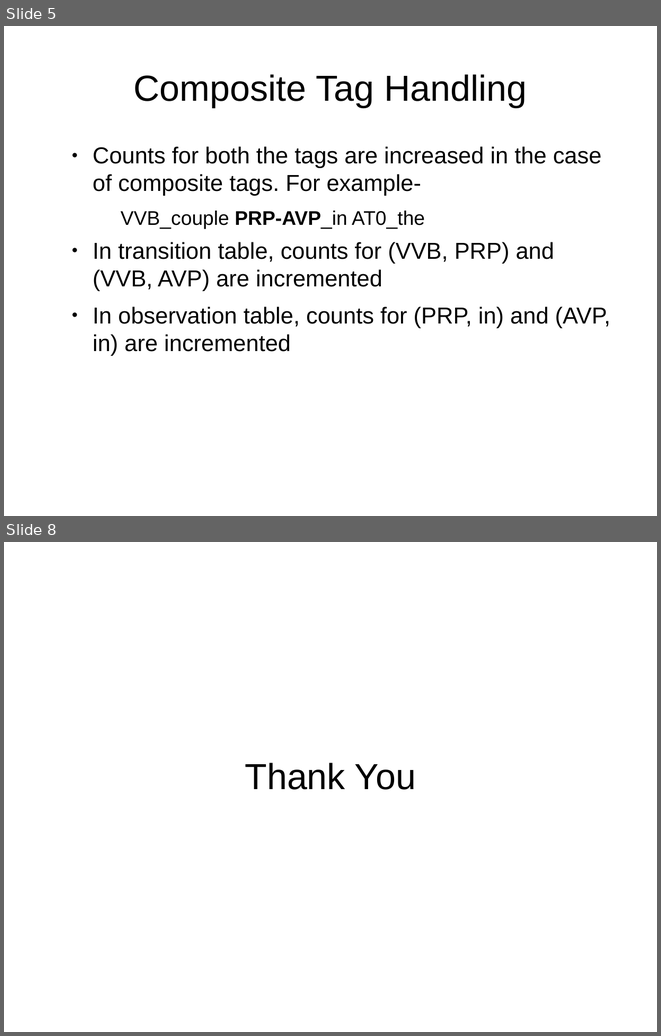
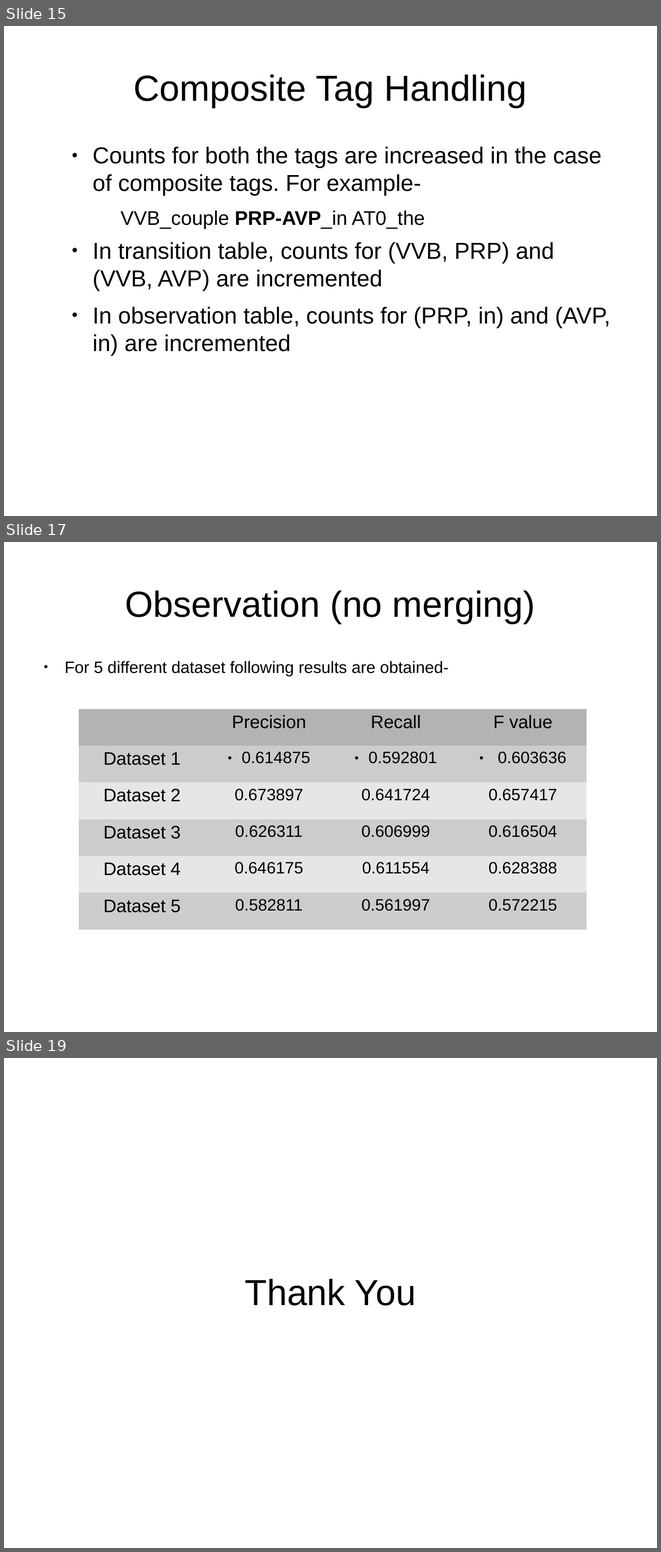
Before and after one commit to mangalaman93/hmm, a slide deck: doc/hmm.odp. Shown one above the other, each under a label of ours: slides 5 and 8 before the commit, slides 15, 17 and 19 after it; the slides between them are not shown. The pictures are 661x1036 and 661x1552 pixels, drawn with LibreOffice and Linux fonts; fonts in the diff are those of the drawing. Boxes give left, top, right and bottom in pixels: in the first picture for what was removed or moved away, otherwise in the second. Text is boxed around its words. In the diff, an @@ line names an element or a change of style, - is before the commit and + after.

```diff
--- a/doc/hmm.odp
+++ b/doc/hmm.odp
@@ slide 17 added at box(4, 542, 657, 1032), background #FFFFFF @@
@@ title added at box(125, 590, 535, 623), 44 pt, text #000000 @@
+Observation (no merging)
@@ text added at box(64, 661, 448, 676), 20 pt, text #000000 @@
+● For 5 different dataset following results are obtained-
@@ table added at box(79, 708, 586, 929), 6 rows, 4 columns @@
+ | Precision | Recall | F value
+Dataset 1 | 0.614875 | 0.592801 | 0.603636
+Dataset 2 | 0.673897 | 0.641724 | 0.657417
+Dataset 3 | 0.626311 | 0.606999 | 0.616504
+Dataset 4 | 0.646175 | 0.611554 | 0.628388
+Dataset 5 | 0.582811 | 0.561997 | 0.572215
@@ what was slide 5 is now slide 15 @@
@@ what was slide 8 is now slide 19 @@
```
Also in this commit, not shown: 3 slides changed, 10 other slides added, 4 other files.
